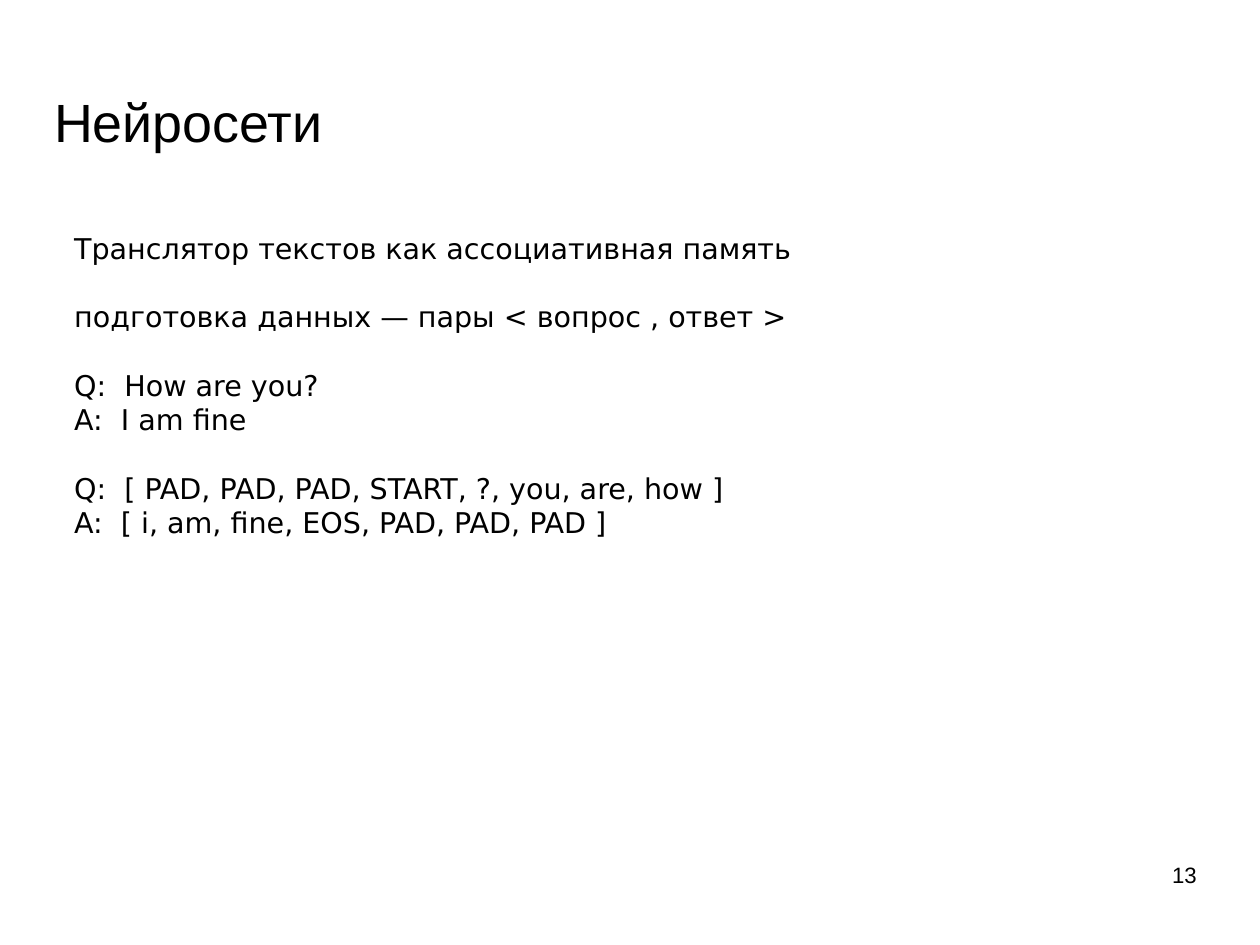
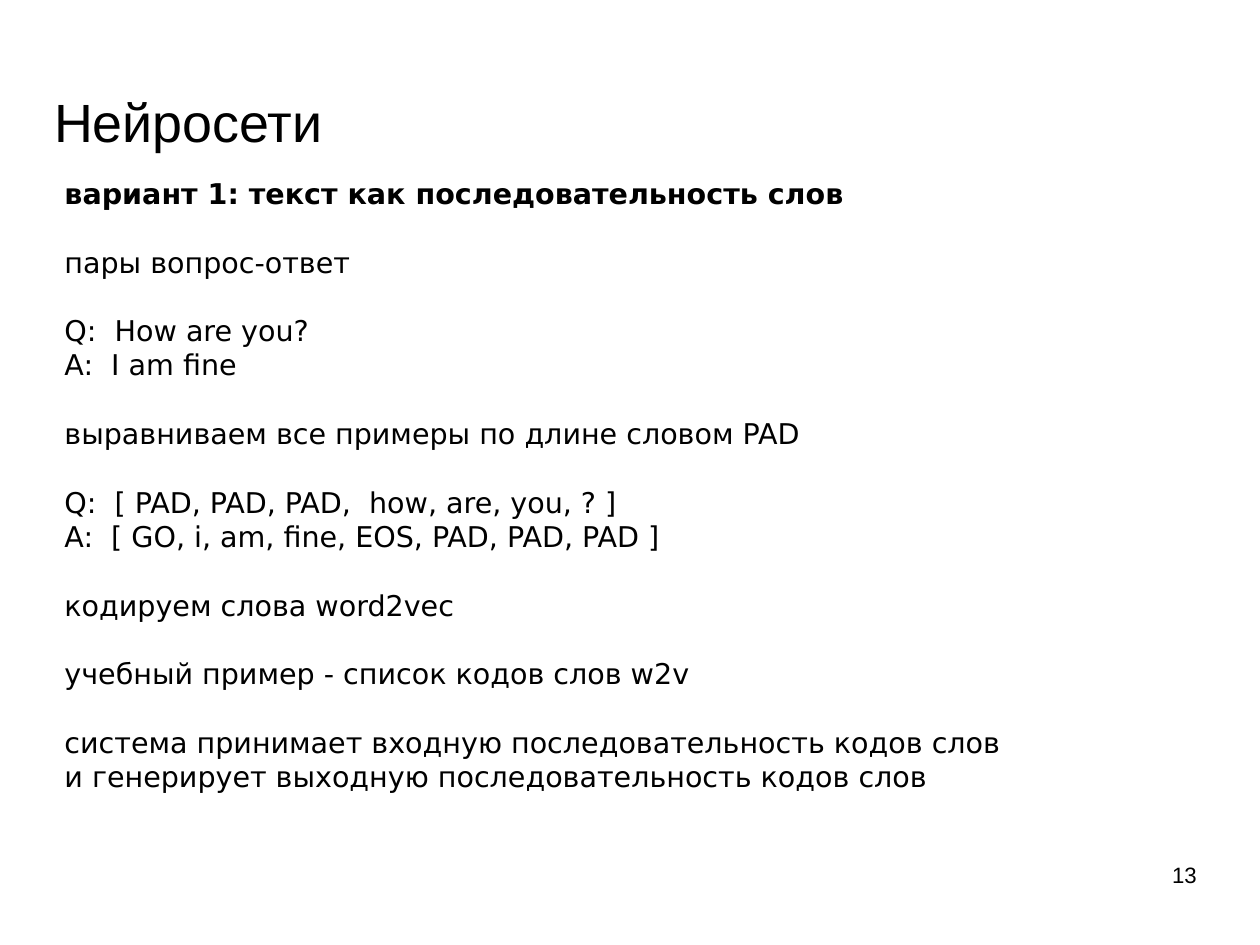
Before and after one commit to mechanoid5/ml_lectorium_legacy, a slide deck: slide 13 of 22-translator.odp. Drawn at 1260x945 pixels with LibreOffice and Linux fonts; fonts in the diff are those of the drawing; background and template pictures are left out. Boxes give left, top, right and bottom in pixels: in the first picture for what was removed or moved away, otherwise in the second. Text is boxed around its words. In the diff, an @@ line names an element or a change of style, - is before the commit and + after.

```diff
--- a/22-translator.odp
+++ b/22-translator.odp
@@ text "вариант 1: текст как последовательность ...": place and size @@
-text "вариант 1: текст как последовательность ..." at bbox=[74, 238, 791, 537]
+text "вариант 1: текст как последовательность ..." at bbox=[64, 183, 1000, 793]
@@ text at bbox=[64, 183, 844, 279]: text changed; bold on @@
-Транслятор текстов как ассоциативная память
-подготовка данных — пары < вопрос , ответ >
+вариант 1: текст как последовательность слов
+пары вопрос-ответ
@@ text at bbox=[64, 423, 1000, 793]: text changed @@
-Q: [ PAD, PAD, PAD, START, ?, you, are, how ]
-A: [ i, am, fine, EOS, PAD, PAD, PAD ]
+выравниваем все примеры по длине словом PAD
+Q: [ PAD, PAD, PAD, how, are, you, ? ]
+A: [ GO, i, am, fine, EOS, PAD, PAD, PAD ]
+кодируем слова word2vec
+учебный пример - список кодов слов w2v
+система принимает входную последовательность кодов слов
+и генерирует выходную последовательность кодов слов
```
Also in this commit, not shown: 2 other slides changed, 1 slide added, 2 slides removed, 3 other files.
